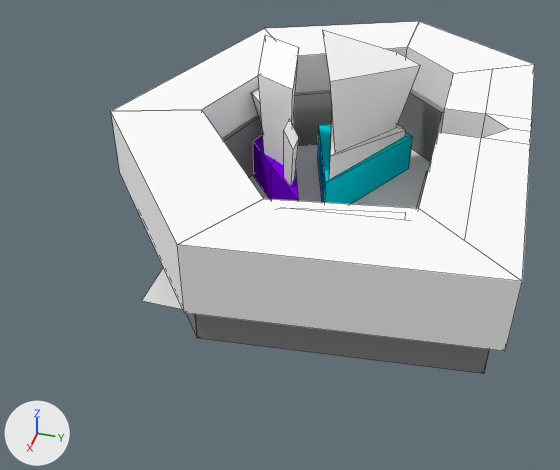
A saved change to the Blender file Assets/Graphics/3D/levels/level_a_2.blend.
Camera for both pictures: a 50 mm lens placed at (16.91, 2.96, 11.98), pointed at (1.5, -1.5, -0.15). Lighting does not change. The marker at lower left points along +X, +Y and +Z. Mesh edges are drawn as thin lines.

The first picture shows 'level_a_build1', 'level_a_build2', 'level_a_floor', 'level_a_wall5', 'level_a_wall6'.
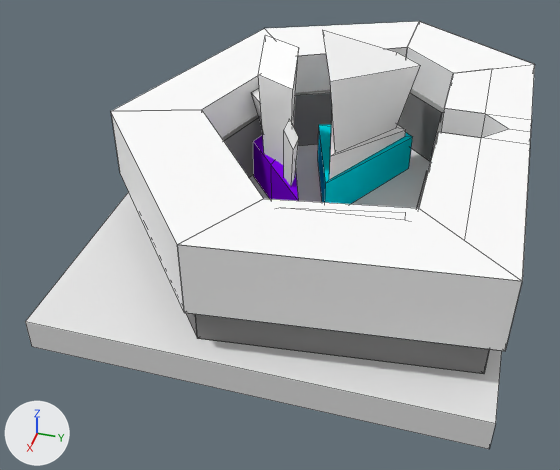
Location of each change, (x1, y1, x2, y2) in pixels of the pictures (560 x 470 px):
'level_a_wall6', reshaped, modifiers changed: (111, 21, 535, 351) in both
'level_a_floor', reshaped: before (142, 144, 430, 309); after (25, 144, 502, 449)
part 1 of me_cube_005, built on: after (186, 91, 490, 374)

The change in detail:
me_cube_005 is used by ob_level_a_wall5; location (3.0, -3.06, 0.85); rotation (0.0, 0.0, 2.242), in degrees (0, 0, 128); scale (0.992, 1.99, 0.842).
me_cube_005 had 106 vertices, 68 faces, 3 loose edges and spanned x -1.0..9.83, y -3.01..3.01, z -1.0..1.0.
me_cube_005 now has 186 vertices, 54 faces and spans x -1.0..9.83, y -3.01..3.01, z -1.0..1.0.
me_cube_005 part 1: 13 vertices removed from x -0.35..3.97, y -2.54..2.62, z 0.86..0.99; 126 vertices added at x -1.0..9.83, y -3.01..3.01, z -1.0..1.0.
me_plane has 4 vertices, 1 face and spans x -1.0..1.0, y -1.0..1.0, z 0.0.
me_plane is used by ob_level_a_floor; location (0.0, 0.0, 0.0); scale (4.98, 3.8, 3.8).
Verts and faces of me_plane; kept vertices keep their numbers, new ones are numbered from 4.
Before the commit, vertices of me_plane: 0 (1.0, -1.0, 0.0) at pixel (141, 300), 1 (-1.0, -1.0, 0.0), 2 (1.0, 1.0, 0.0), 3 (-1.0, 1.0, 0.0).
Part 2, on me_plane:
Vertices deleted: 0 to 3 (with the faces that use them).
New vertex 4 is at (-1.3, 1.12, 0.0).
New vertex 5 is at (-1.3, -1.58, 0.0).
New vertex 6 is at (-1.3, 1.12, -0.2).
New vertex 7 is at (-1.3, -1.58, -0.2).
New vertices 8 to 11 stand at vertices 4 to 7, in that order, plus (2.57, 0.0, 0.0).
New faces: (4, 5, 9, 8), (6, 10, 11, 7), (5, 7, 11, 9), (8, 9, 11, 10), (4, 6, 7, 5), (4, 8, 10, 6).
me_cube_013 is used by ob_level_a_wall6; location (-1.31, -4.05, 1.93); rotation (0.0, 0.0, 1.24), in degrees (0, 0, 71); scale (1.03, 1.95, 0.892).
me_cube_013 had 108 vertices, 69 faces, 3 loose edges and spanned x -0.73..9.65, y -3.3..3.24, z -1.0..1.0.
me_cube_013 now has 242 vertices, 69 faces, 3 loose edges and spans x -0.73..9.65, y -3.3..3.24, z -1.0..1.0.
Part 3, on me_cube_013:
51 faces are deleted.
102 vertices are added at x -0.73..9.65, y -3.3..3.24, z -1.0..1.0.
32 new vertices lie (0.0, 0.0, 2.0) away from vertices in x -0.73..9.65, y -3.3..3.24, z -1.0.
21 new faces join them.
30 new faces join them, smooth.
Object 'level_a_wall6' (ob_level_a_wall6) loses its EDGE_SPLIT modifier named 'EdgeSplit'.
